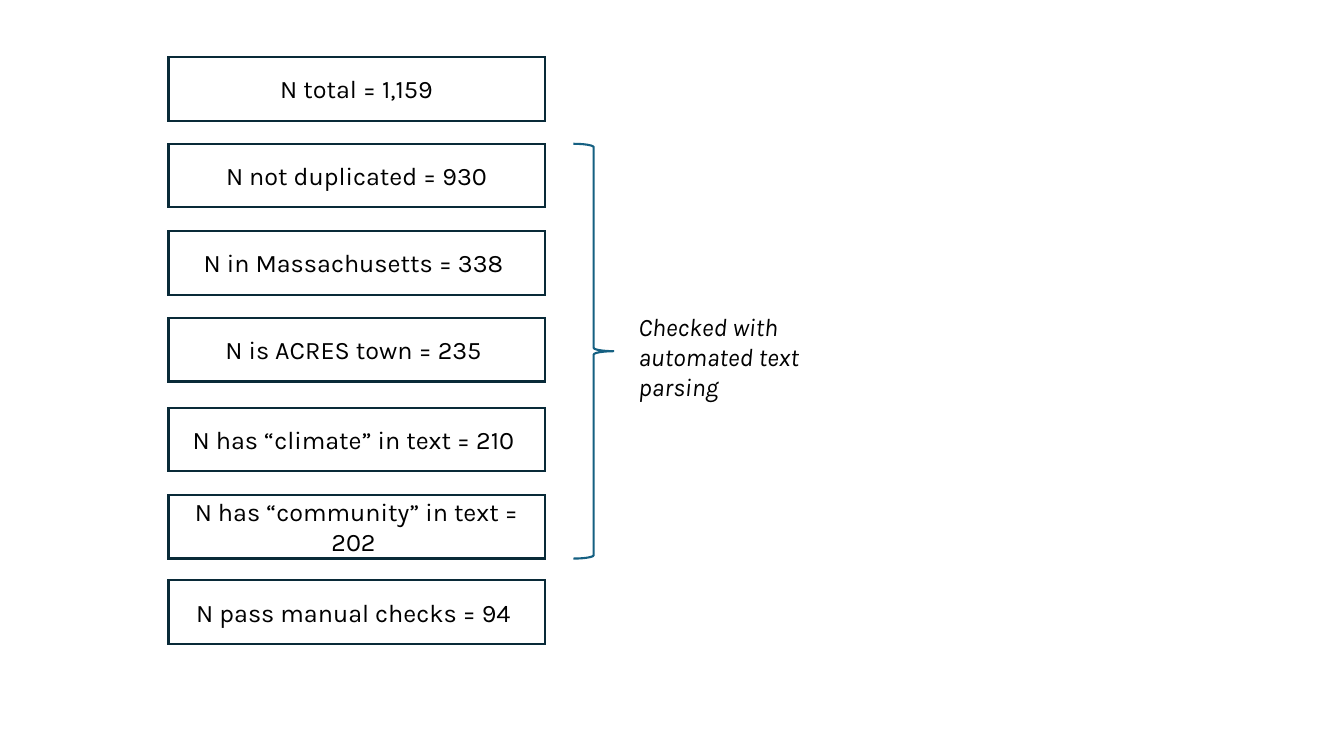
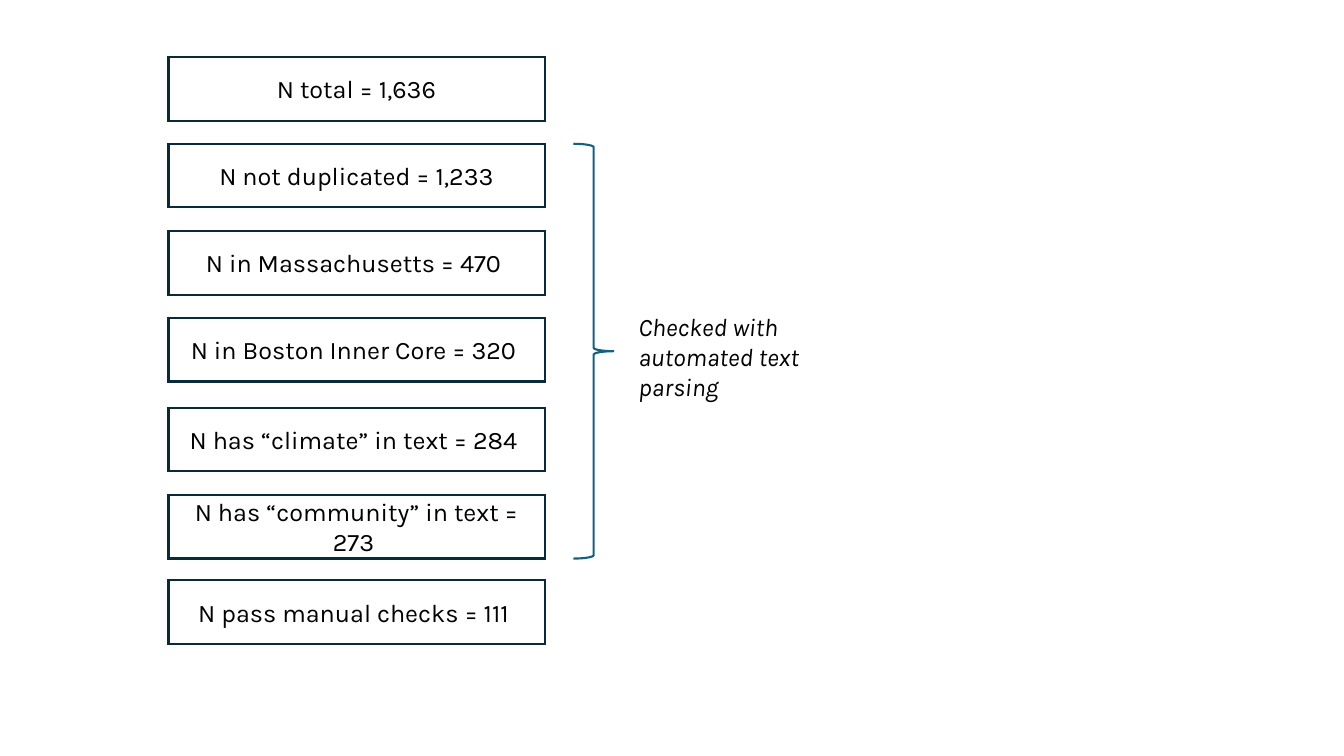
Before and after one commit to cmilando/acresNLP, a slide deck: slide 2 of flowchart.pptx. Drawn at 1344x756 pixels with LibreOffice and Linux fonts; fonts in the diff are those of the drawing. Boxes give left, top, right and bottom in pixels: in the first picture for what was removed or moved away, otherwise in the second. Text is boxed around its words. In the diff, an @@ line names an element or a change of style, - is before the commit and + after.

```diff
--- a/flowchart.pptx
+++ b/flowchart.pptx
@@ text in rectangle at box(277, 80, 436, 101): text changed @@
-N total = 1,159
+N total = 1,636
@@ text in rectangle at box(219, 167, 494, 191): text changed @@
-N not duplicated = 930
+N not duplicated = 1,233
@@ text in rectangle at box(206, 254, 501, 273): text changed @@
-N in Massachusetts = 338
+N in Massachusetts = 470
@@ text in rectangle at box(191, 341, 516, 360): text changed @@
-N is ACRES town = 235
+N in Boston Inner Core = 320
@@ text in rectangle at box(190, 431, 517, 450): text changed @@
-N has “climate” in text = 210
+N has “climate” in text = 284
@@ text in rectangle at box(195, 503, 499, 558): text changed @@
-N has “community” in text = 202
+N has “community” in text = 273
@@ text in rectangle at box(198, 604, 509, 628): text changed @@
-N pass manual checks = 94
+N pass manual checks = 111
```
Also in this commit, not shown: 16 other files.
